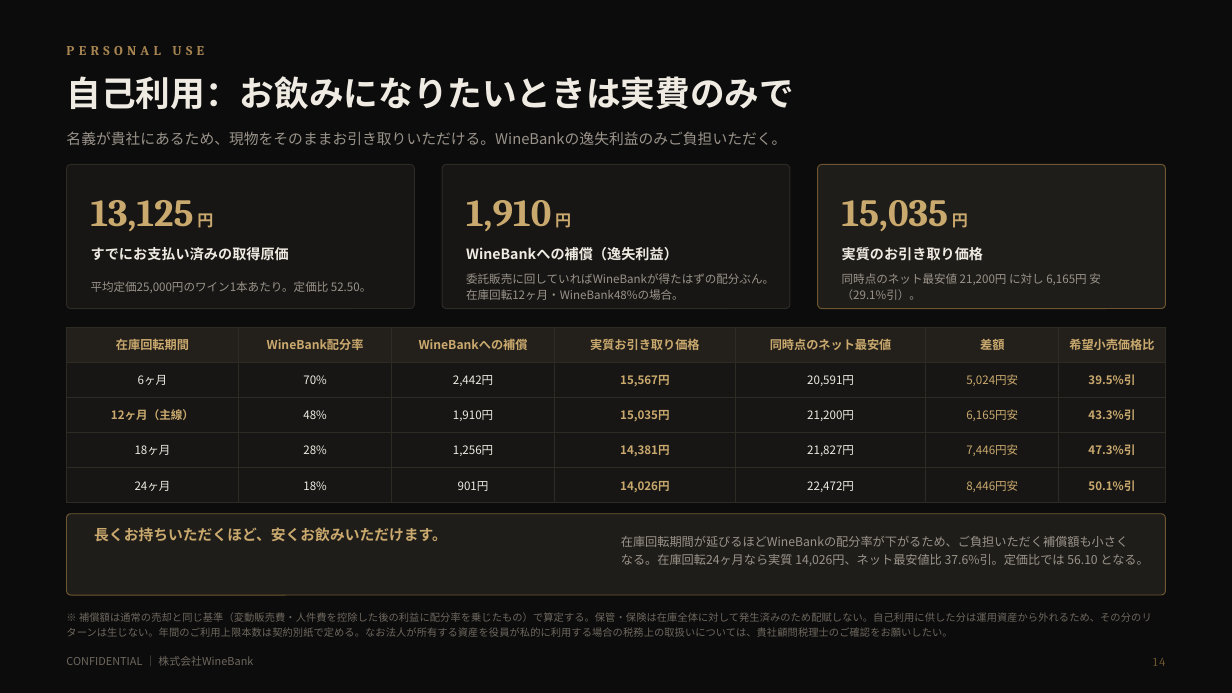
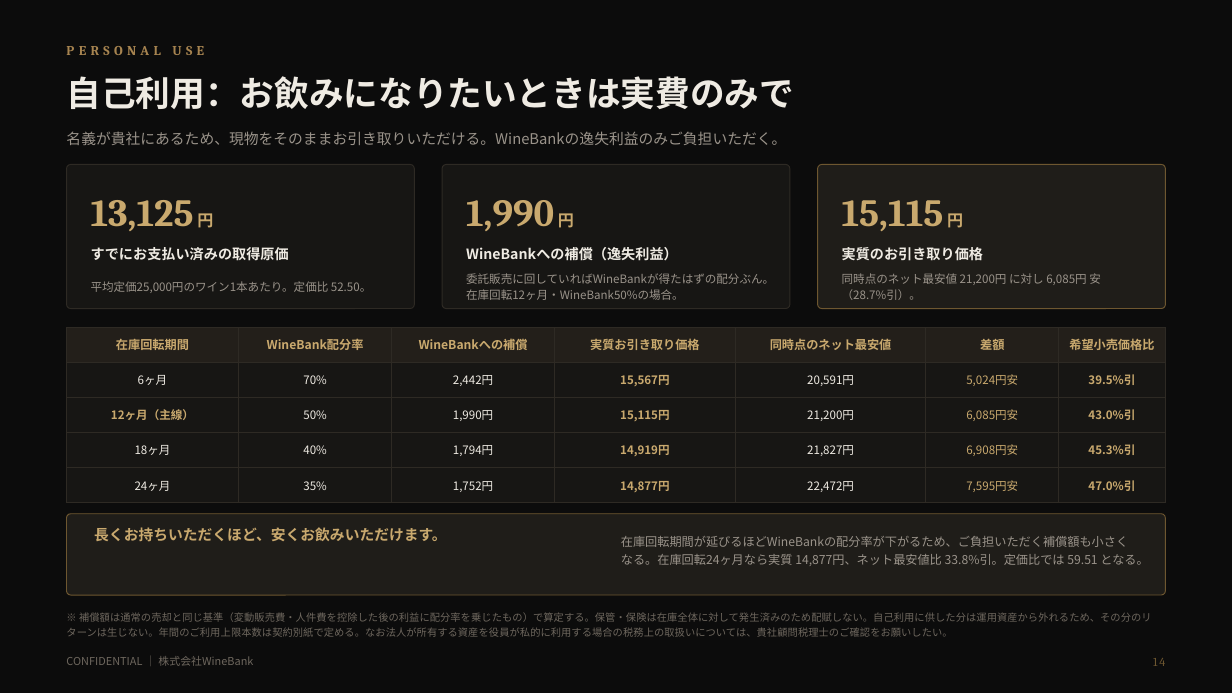
Before and after one commit to nakano-winebank/wine-auction, a slide deck: slide 15 of docs/wine-fund/WineBank_ワイン現物投資のご提案_倉持案_直接所有委託販売_1億円_20260820.pptx. Drawn at 1232x693 pixels with LibreOffice and Linux fonts; fonts in the diff are those of the drawing. Boxes give left, top, right and bottom in pixels: in the first picture for what was removed or moved away, otherwise in the second. Text is boxed around its words. In the diff, an @@ line names an element or a change of style, - is before the commit and + after.

Commit message:
倉持案v2：配分ティアをご指示の水準（70/60/50/40/35/30）で確定
9ヶ月60% / 12ヶ月50% / 15ヶ月50% / 18ヶ月40% / 24ヶ月35% / 24ヶ月超30%。
6ヶ月以内は70%で据え置き。12ヶ月と15ヶ月が同率のため「15ヶ月以内50%」の
一段にまとめ、主線12ヶ月がこの段に属することをティア図に明記した。

投資家利回り（年率）は 6ヶ月15.4% / 9ヶ月14.5% / 12ヶ月14.3% / 15ヶ月12.1%
/ 18ヶ月12.7% / 24ヶ月11.3% / 36ヶ月9.7%。10%確保は在庫回転34.1ヶ月まで、
20%超過は在庫回転4.6ヶ月より速い場合に限られる。段差は最大10ポイント。

あわせて、値上がり前提の位置づけを実態に合わせて書き直した。横ばい（0%）でも
主線12ヶ月なら10.7%を確保するが、10%を割るのは在庫回転12.8ヶ月であり余裕は
0.8ヶ月しかない。前版では投資家の取り分が厚く余裕が3.6ヶ月あったため
「横ばいでも10%を確保できる」と書いていたが、この水準では成立しないため、
値上がりページ・下振れページ・まとめページの記述を差し替えた。

全22枚をレンダリングして目視確認し、列幅の合計・ティアの単調性・利回りの
上下限を機械検証した。

```diff
--- a/docs/wine-fund/WineBank_ワイン現物投資のご提案_倉持案_直接所有委託販売_1億円_20260820.pptx
+++ b/docs/wine-fund/WineBank_ワイン現物投資のご提案_倉持案_直接所有委託販売_1億円_20260820.pptx
@@ text at [466,200,574,231]: text changed @@
-1,910 円
+1,990 円
@@ text at [842,200,963,231]: text changed @@
-15,035 円
+15,115 円
@@ text at [466,273,774,300]: text changed @@
-委託販売に回していればWineBankが得たはずの配分ぶん。在庫回転12ヶ月・WineBank48%の場合。
+委託販売に回していればWineBankが得たはずの配分ぶん。在庫回転12ヶ月・WineBank50%の場合。
@@ text at [842,273,1101,300]: text changed @@
-同時点のネット最安値 21,200円 に対し 6,165円 安（29.1%引）。
+同時点のネット最安値 21,200円 に対し 6,085円 安（28.7%引）。
@@ table at [67,327,1165,496] @@
-row 3: 12ヶ月（主線） | 48% | 1,910円 | 15,035円 | 21,200円 | 6,165円安 | 43.3%引
+row 3: 12ヶ月（主線） | 50% | 1,990円 | 15,115円 | 21,200円 | 6,085円安 | 43.0%引
-row 4: 18ヶ月 | 28% | 1,256円 | 14,381円 | 21,827円 | 7,446円安 | 47.3%引
+row 4: 18ヶ月 | 40% | 1,794円 | 14,919円 | 21,827円 | 6,908円安 | 45.3%引
-row 5: 24ヶ月 | 18% | 901円 | 14,026円 | 22,472円 | 8,446円安 | 50.1%引
+row 5: 24ヶ月 | 35% | 1,752円 | 14,877円 | 22,472円 | 7,595円安 | 47.0%引
@@ text at [621,536,1148,566]: text changed @@
-在庫回転期間が延びるほどWineBankの配分率が下がるため、ご負担いただく補償額も小さくなる。在庫回転24ヶ月なら実質 14,026円、ネット最安値比 37.6%引。定価比では 56.10 となる。
+在庫回転期間が延びるほどWineBankの配分率が下がるため、ご負担いただく補償額も小さくなる。在庫回転24ヶ月なら実質 14,877円、ネット最安値比 33.8%引。定価比では 59.51 となる。
```
Also in this commit, not shown: 10 other slides changed, 4 other files.
